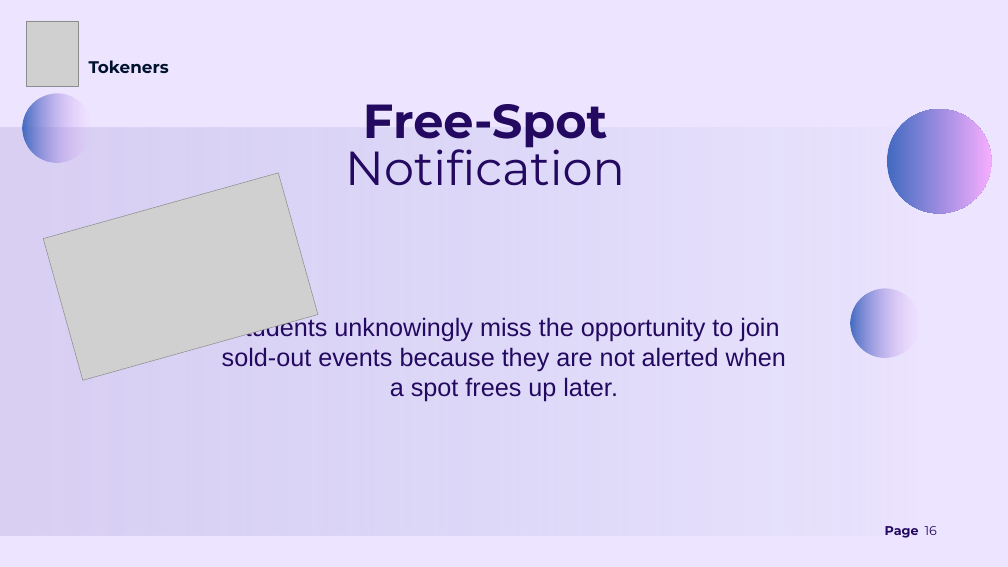
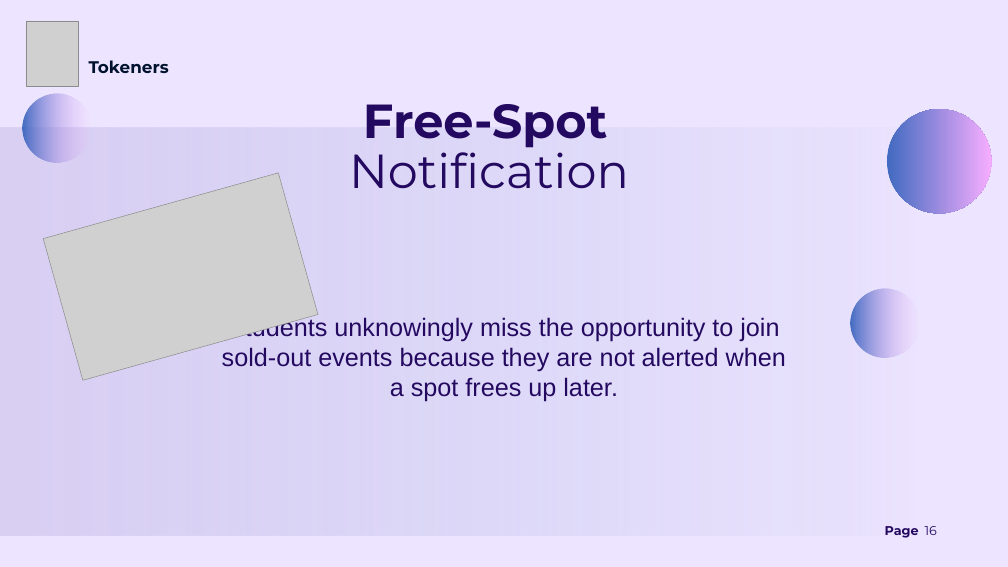
Before and after one commit to AhmedK3019/Zarf-Token, a slide deck: slide 16 of Zarf Token Presentation.pptx. Drawn at 1008x567 pixels with LibreOffice and Linux fonts; fonts in the diff are those of the drawing; grey boxes stand for pictures. Boxes give left, top, right and bottom in pixels: in the first picture for what was removed or moved away, otherwise in the second. Text is boxed around its words. In the diff, an @@ line names an element or a change of style, - is before the commit and + after.

```diff
--- a/Zarf Token Presentation.pptx
+++ b/Zarf Token Presentation.pptx
@@ text "Notification": place and size @@
-text "Notification" at bbox=[345, 139, 625, 186]
+text "Notification" at bbox=[349, 142, 629, 189]
```
Also in this commit, not shown: 11 other slides changed.
